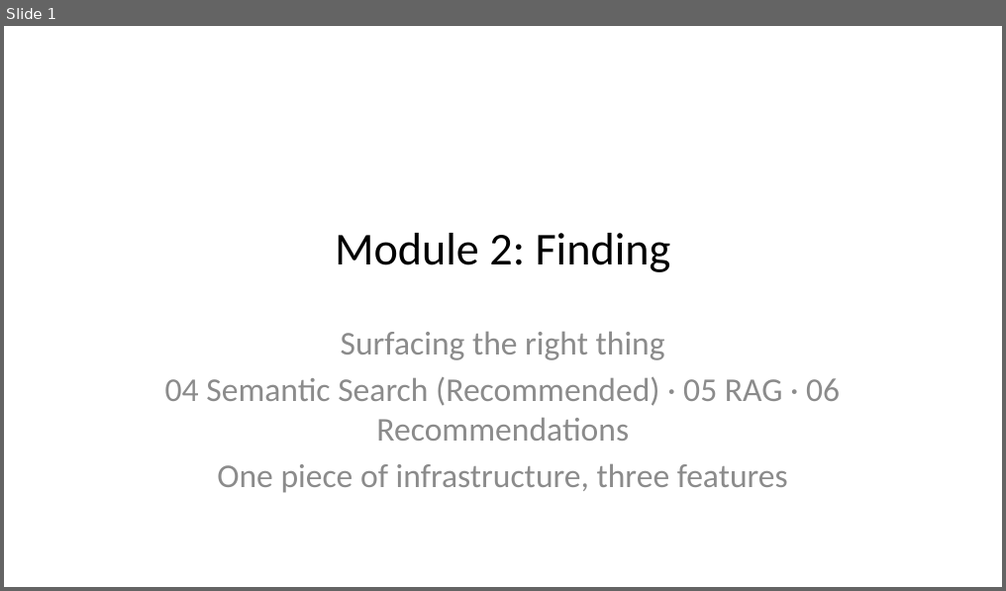
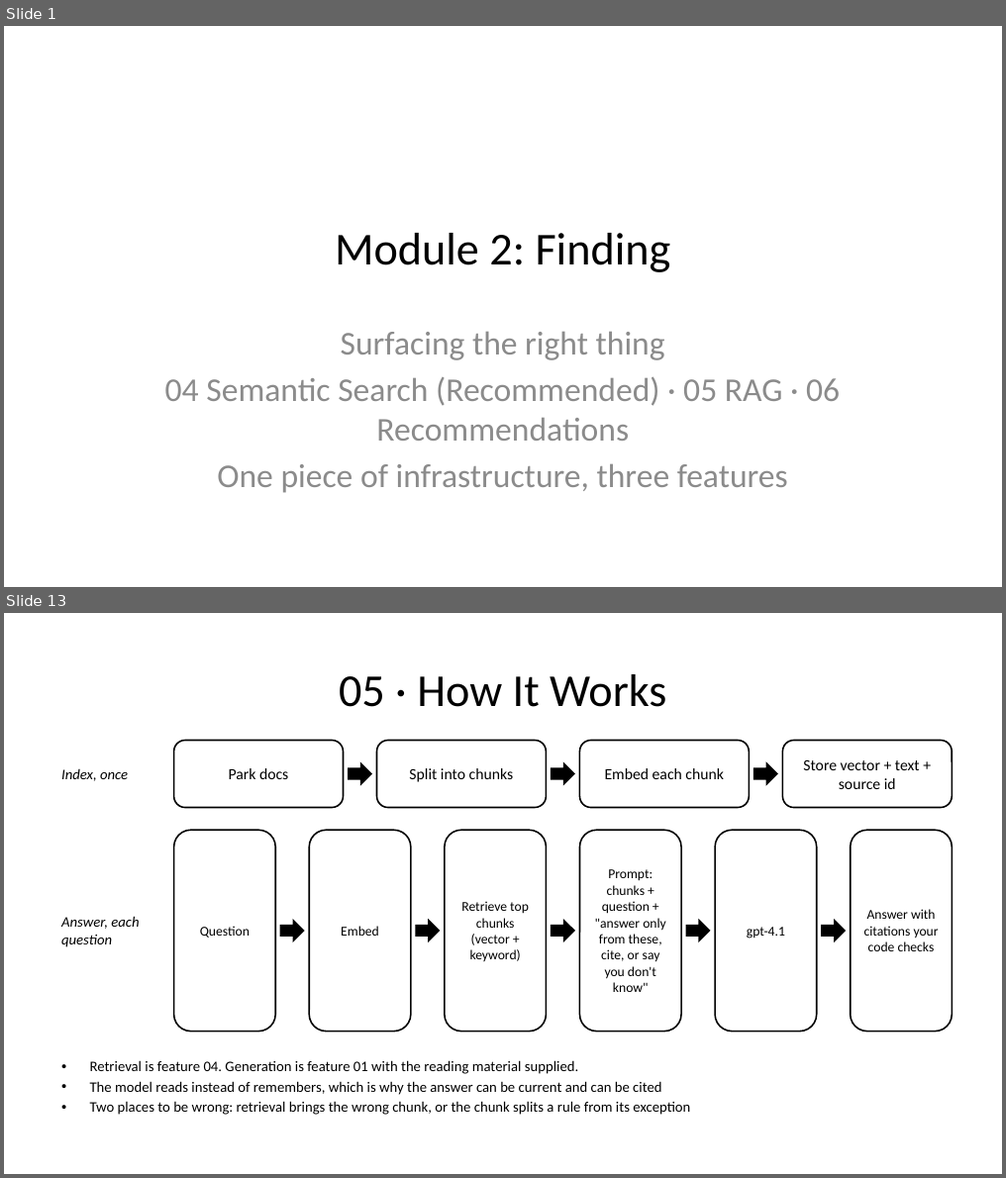
Before and after one commit to trailheadtechnology/10-ai-features-workshop, a slide deck: docs/slides/pptx/M2-finding.pptx. Shown one above the other, each under a label of ours: slide 1 before the commit, slides 1 and 13 after it; the slides between them are not shown. The pictures are 1006x591 and 1006x1178 pixels, drawn with LibreOffice and Linux fonts; fonts in the diff are those of the drawing. Boxes give left, top, right and bottom in pixels: in the first picture for what was removed or moved away, otherwise in the second. Text is boxed around its words. In the diff, an @@ line names an element or a change of style, - is before the commit and + after.

```diff
--- a/docs/slides/pptx/M2-finding.pptx
+++ b/docs/slides/pptx/M2-finding.pptx
@@ slide 13 added at (4, 613, 1002, 1174), background #FFFFFF @@
@@ title added at (339, 674, 666, 707), 44 pt, text #000000 @@
+05 · How It Works
@@ rounded rectangle added at (174, 741, 344, 808), outline #000000 1.5 pt, 15 pt, text #000000 @@
+Park docs
@@ rounded rectangle added at (377, 741, 546, 808), outline #000000 1.5 pt, 15 pt, text #000000 @@
+Split into chunks
@@ rounded rectangle added at (580, 741, 748, 808), outline #000000 1.5 pt, 15 pt, text #000000 @@
+Embed each chunk
@@ rounded rectangle added at (782, 741, 951, 808), outline #000000 1.5 pt, 15 pt, text #000000 @@
+Store vector + text + source id
@@ text added at (61, 769, 128, 781), 14 pt, text #000000, italic @@
+Index, once
@@ right arrow added at (348, 761, 372, 786), fill #000000 @@
@@ right arrow added at (550, 761, 575, 786), fill #000000 @@
@@ right arrow added at (753, 761, 778, 786), fill #000000 @@
@@ rounded rectangle added at (174, 830, 275, 1032), outline #000000 1.5 pt, 13 pt, text #000000 @@
+Question
@@ rounded rectangle added at (310, 830, 411, 1032), outline #000000 1.5 pt, 13 pt, text #000000 @@
+Embed
@@ rounded rectangle added at (445, 830, 546, 1032), outline #000000 1.5 pt, 13 pt, text #000000 @@
+Retrieve top chunks (vector + keyword)
@@ rounded rectangle added at (580, 830, 681, 1032), outline #000000 1.5 pt, 13 pt, text #000000 @@
+Prompt: chunks + question + "answer only from these, cite, or say you don't know"
@@ rounded rectangle added at (715, 830, 817, 1032), outline #000000 1.5 pt, 13 pt, text #000000 @@
+gpt-4.1
@@ rounded rectangle added at (850, 830, 952, 1032), outline #000000 1.5 pt, 13 pt, text #000000 @@
+Answer with citations your code checks
@@ text added at (61, 916, 139, 948), 14 pt, text #000000, italic @@
+Answer, each question
@@ right arrow added at (280, 919, 305, 943), fill #000000 @@
@@ right arrow added at (415, 919, 440, 943), fill #000000 @@
@@ right arrow added at (550, 919, 575, 943), fill #000000 @@
@@ right arrow added at (686, 919, 711, 943), fill #000000 @@
@@ right arrow added at (822, 919, 846, 943), fill #000000 @@
@@ text added at (90, 1060, 690, 1115), 14 pt, text #000000 @@
+• Retrieval is feature 04. Generation is feature 01 with the reading material supplied.
+• The model reads instead of remembers, which is why the answer can be current and can be cited
+• Two places to be wrong: retrieval brings the wrong chunk, or the chunk splits a rule from its exception
```
Also in this commit, not shown: 18 slides changed, 3 other slides added, 12 other files.
